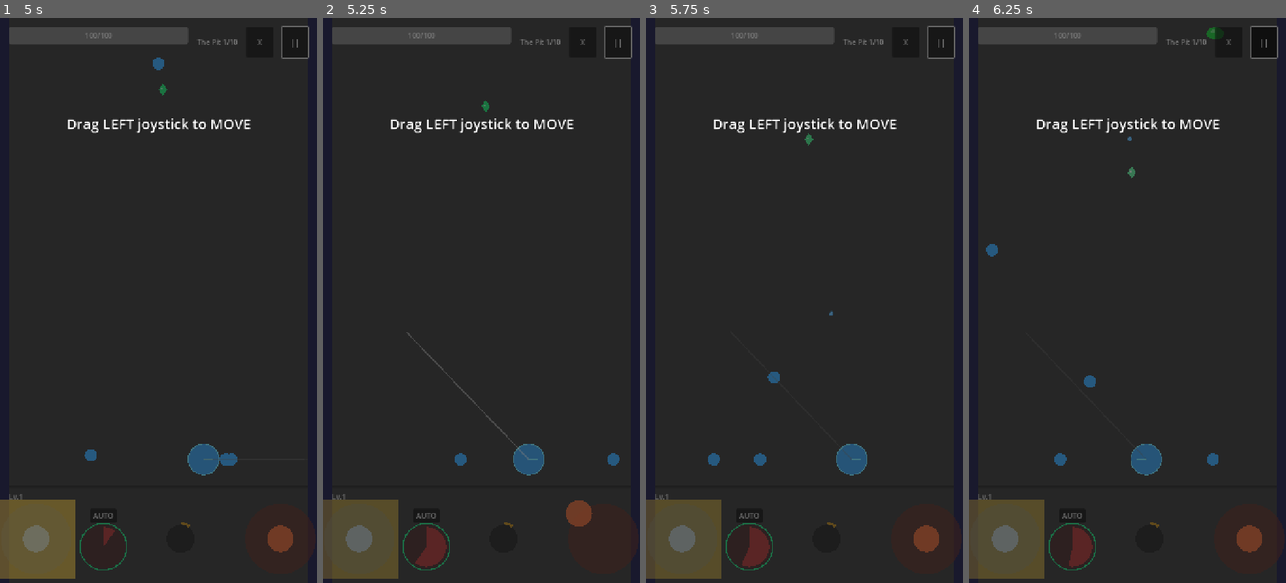
Above: before the commit, frames 1-4 (left to right).
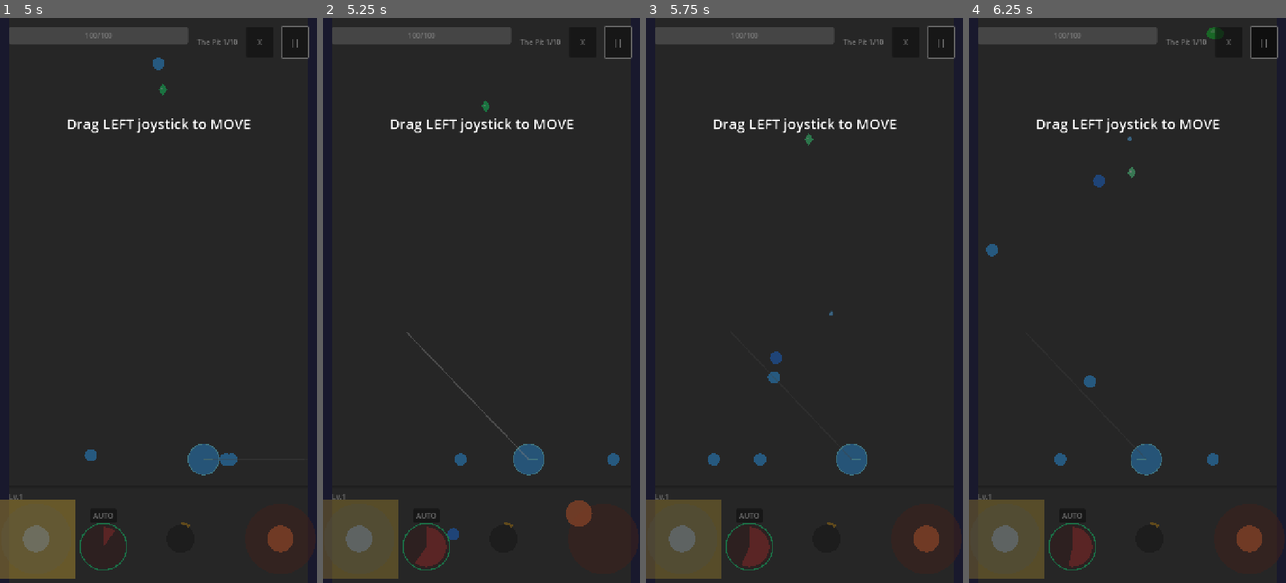
Above: after the commit, the same moments.

Repository: Randroids-Dojo/GoPit
Game: Godot game, scene res://scenes/game.tscn
The game is run twice, just before and just after one commit, with the same random seed, the same clock (stepped at 60 frames per second) and the same inputs.
Inputs (mouse positions are in pixels of both pictures, inside the frame that each line leads up to):
- Up to frame 1 (5 s): click "START" at 0.5 s; click "START" at 1.25 s; click ")))" at 2 s; drag from (34, 537) to (158, 458) at 2.77 s; drag from (104, 549) to (158, 458) at 3.52 s; move the mouse to (180, 537) at 4.27 s; hold D (move_right) from 4.28 s (still down); tap Right (aim_right) at 4.35 s; click (180, 537) at 4.42 s
- Up to frame 2 (5.25 s): release D (move_right) at 5 s; drag from (601, 537) to (529, 458) at 5.02 s
- Up to frame 3 (5.75 s): no input
- Up to frame 4 (6.25 s): move the mouse to (1222, 385) at 5.77 s; hold A (move_left) from 5.78 s (still down); hold Space (fire) from 5.78 s (still down)

Frame 1 is identical in both runs. In frame 2, less than 0.1% of the frame differs, in the area x 39-43%, y 90-93%; in frame 3, less than 0.1%, in the area x 39-43%, y 59-62%; in frame 4, less than 0.1%.

Commit message:
Add return path damage - balls damage enemies on way back
Instead of instantly despawning when reaching bottom of screen, balls
now reverse direction and fly back toward the player, damaging any
enemies in their path. This creates additional DPS opportunity and
rewards players who position themselves strategically.

Changes:
- Added is_returning flag and RETURN_COMPLETE_Y threshold
- Added _start_return() to reverse direction when crossing bottom
- Ball continues normal collision/damage while returning
- Visual tint indicates returning state
- Ball despawns when reaching player area (Y < 350)

Diff:
--- a/scripts/entities/ball.gd
+++ b/scripts/entities/ball.gd
@@ -30,7 +30,9 @@
 var _particle_trail: GPUParticles2D = null
 
 # Ball return mechanic - balls return when crossing bottom of screen
-const RETURN_Y_THRESHOLD: float = 1150.0  # Below player position
+const RETURN_Y_THRESHOLD: float = 1150.0  # Below player position - start return
+const RETURN_COMPLETE_Y: float = 350.0  # Near player position - complete return
+var is_returning: bool = false  # True when ball is flying back to player
 
 # Trail particle scenes per ball type (preloaded for performance)
 const TRAIL_SCENE_FIRE: PackedScene = preload("res://scenes/effects/fire_trail.tscn")
@@ -203,10 +205,16 @@
 			_trail_points.remove_at(0)
 		queue_redraw()
 
-	# Check if ball has crossed the bottom threshold (return mechanic)
-	if global_position.y > RETURN_Y_THRESHOLD:
-		return_to_player()
-		return
+	# Ball return mechanic with return path damage
+	if not is_returning:
+		# Check if ball should start returning (crossed bottom threshold)
+		if global_position.y > RETURN_Y_THRESHOLD:
+			_start_return()
+	else:
+		# Check if ball has returned to player area
+		if global_position.y < RETURN_COMPLETE_Y:
+			return_to_player()
+			return
 
 	var collision := move_and_collide(velocity * delta)
 	if collision:
@@ -306,8 +314,17 @@
 		queue_free()
 
 
+func _start_return() -> void:
+	"""Start returning to player - ball reverses direction and flies back"""
+	is_returning = true
+	# Reverse direction to fly back toward player (mostly upward)
+	direction = Vector2.UP
+	# Visual feedback - slight tint to show returning state
+	modulate = Color(0.8, 0.8, 1.0, 0.9)
+
+
 func return_to_player() -> void:
-	"""Ball has reached bottom of screen - return to player for reuse"""
+	"""Ball has completed return to player area - return to pool"""
 	returned.emit()
 	# Return to pool if pooled, otherwise free
 	if has_meta("pooled") and PoolManager:
@@ -349,6 +366,7 @@
 	is_fused = false
 	fused_id = ""
 	fused_effects.clear()
+	is_returning = false
 
 	# Reset visual state
 	modulate = Color.WHITE
